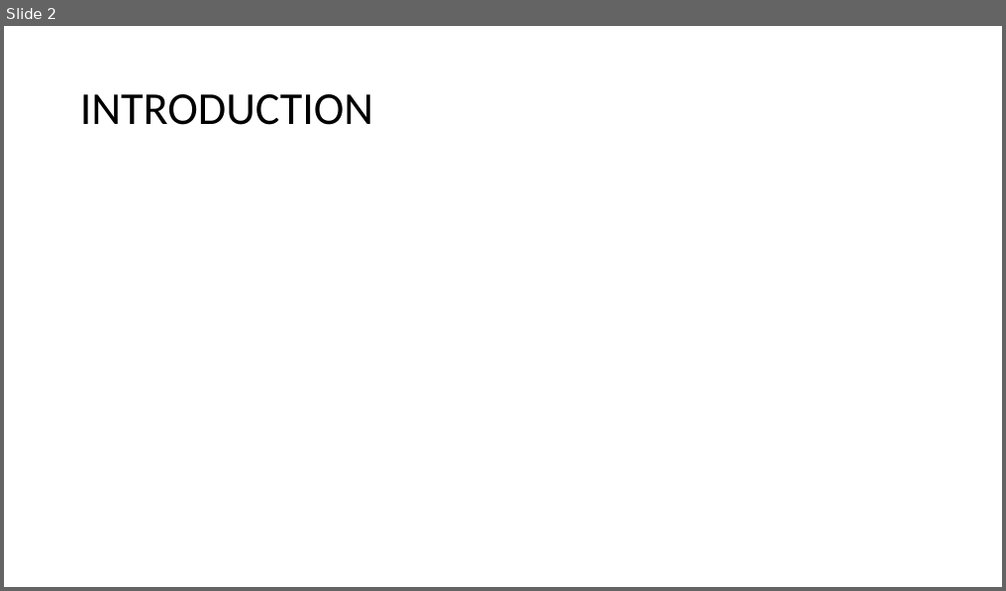
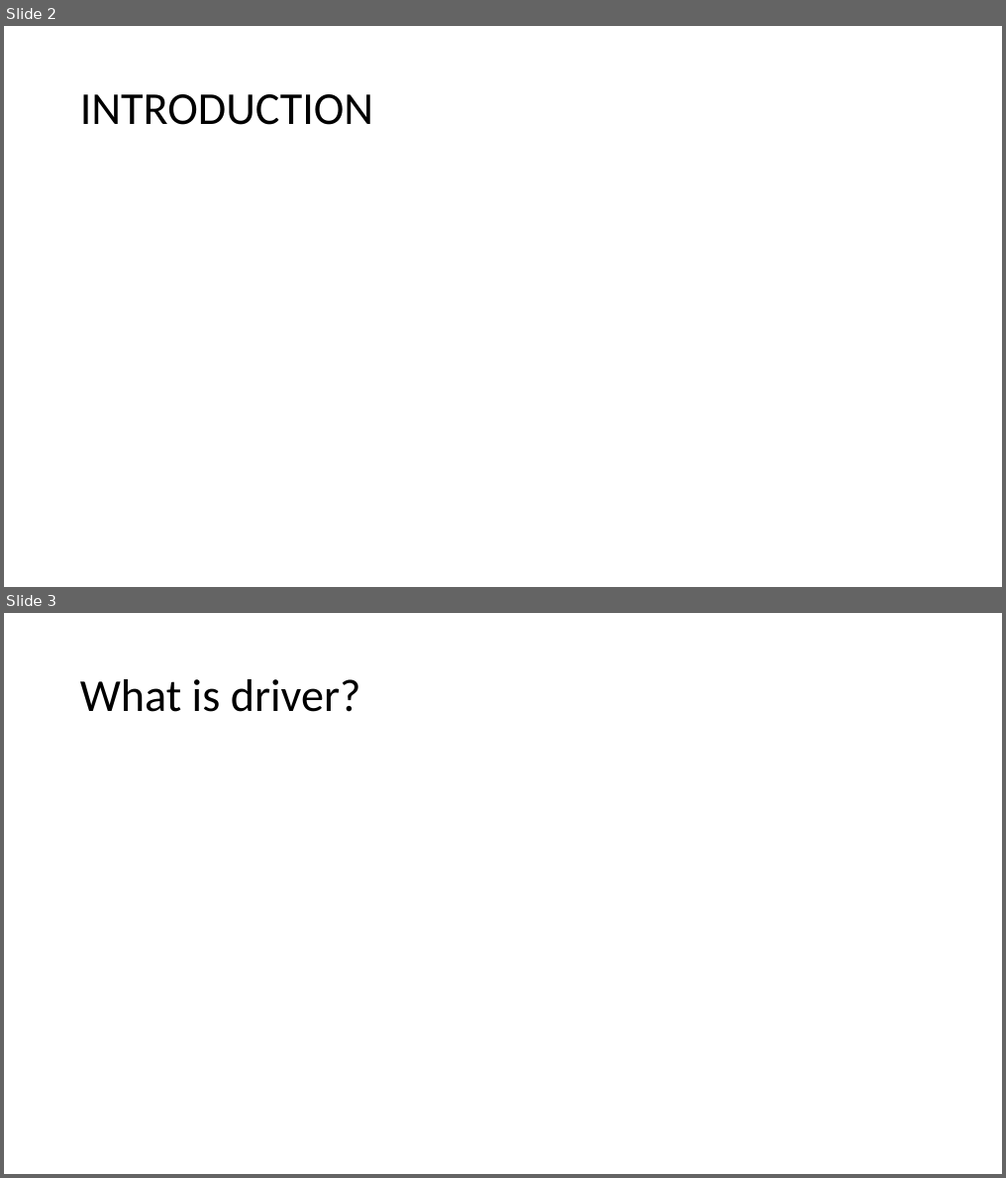
Before and after one commit to nihadjifri/Linux-device-drivers, a slide deck: ldd.pptx. Shown one above the other, each under a label of ours: slide 2 before the commit, slides 2 and 3 after it. The pictures are 1006x591 and 1006x1178 pixels, drawn with LibreOffice and Linux fonts; fonts in the diff are those of the drawing. Boxes give left, top, right and bottom in pixels: in the first picture for what was removed or moved away, otherwise in the second. Text is boxed around its words. In the diff, an @@ line names an element or a change of style, - is before the commit and + after.

```diff
--- a/ldd.pptx
+++ b/ldd.pptx
@@ slide 3 added at <box>4,613,1002,1174</box>, background #FFFFFF @@
@@ title added at <box>80,679,361,712</box>, 44 pt, text #000000 @@
+What is driver?
```
Also in this commit, not shown: 15 other slides added.
